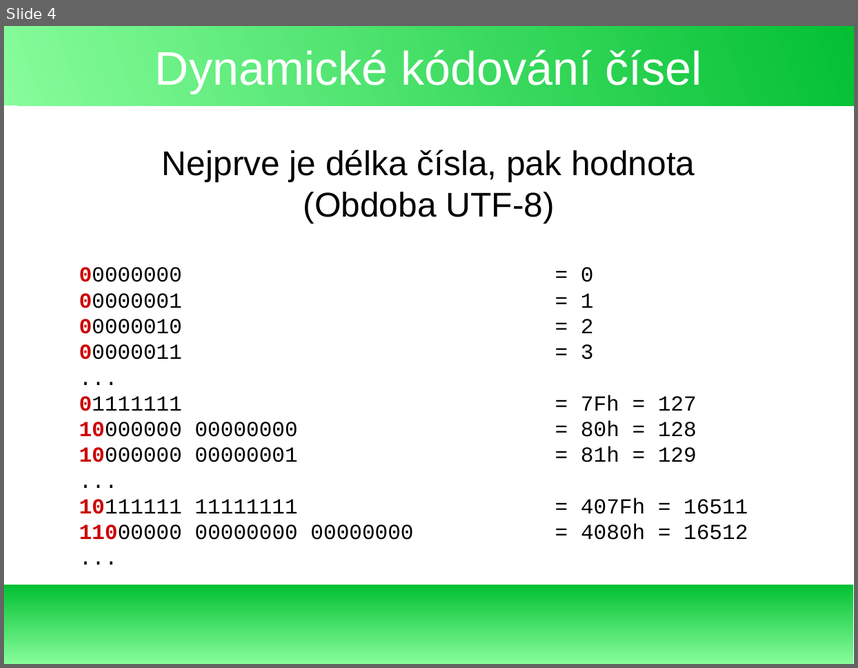
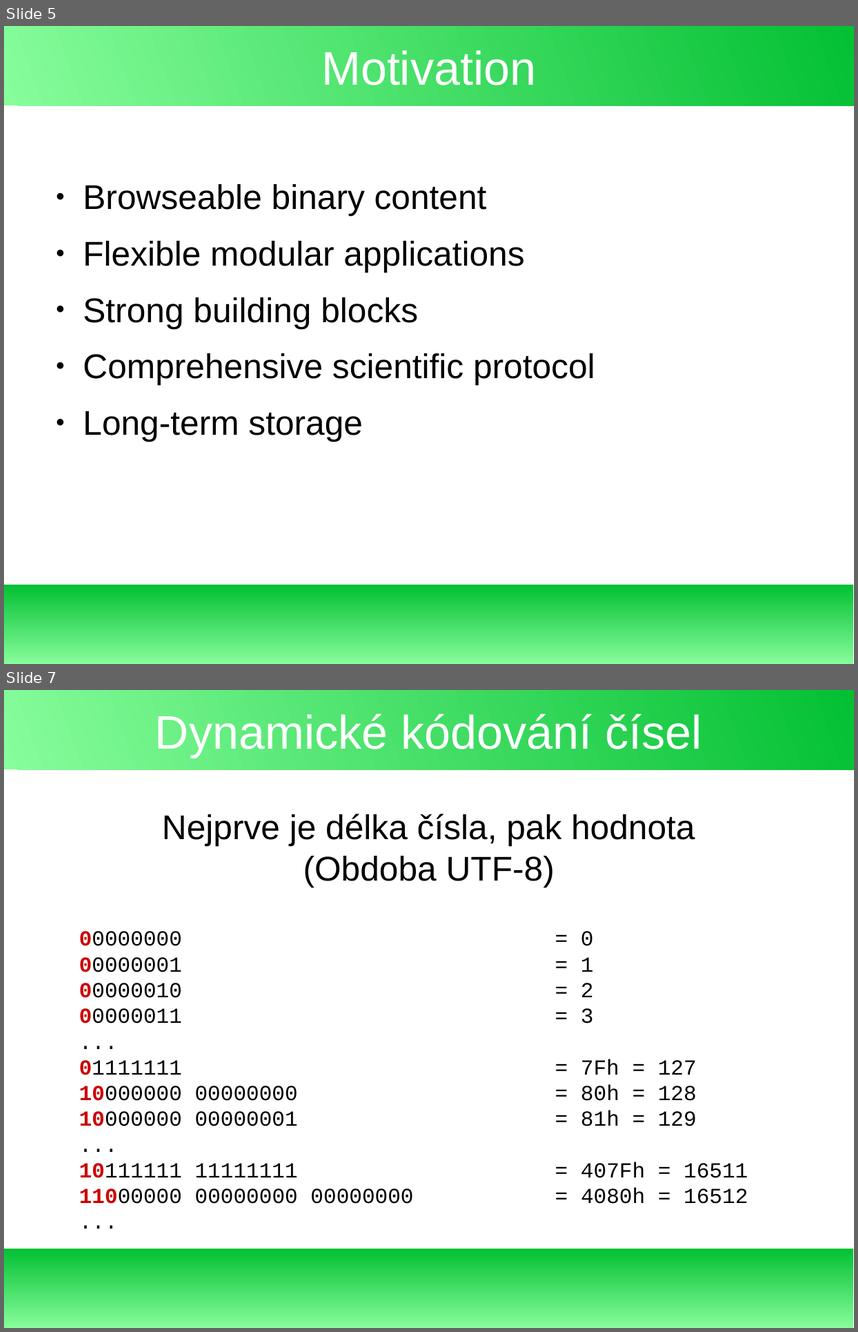
Before and after one commit to exbin/xbup-doc, a slide deck: presentation/xbup-introduction_cs_CZ.odp. Shown one above the other, each under a label of ours: slide 4 before the commit, slides 5 and 7 after it; the slides between them are not shown. The pictures are 858x668 and 858x1332 pixels, drawn with LibreOffice and Linux fonts; fonts in the diff are those of the drawing. Boxes give left, top, right and bottom in pixels: in the first picture for what was removed or moved away, otherwise in the second. Text is boxed around its words. In the diff, an @@ line names an element or a change of style, - is before the commit and + after.

```diff
--- a/presentation/xbup-introduction_cs_CZ.odp
+++ b/presentation/xbup-introduction_cs_CZ.odp
@@ slide 5 added at (4, 26, 854, 664), background #FFFFFF; not listed: 2 template elements that a slide beside it also shows @@
@@ title added at (321, 50, 536, 85), 44 pt, text #FFFFFF @@
+Motivation
@@ text added at (83, 184, 595, 441), 32 pt, text #000000 @@
+● Browseable binary content
+● Flexible modular applications
+● Strong building blocks
+● Comprehensive scientific protocol
+● Long-term storage
@@ what was slide 4 is now slide 7 @@
```
Also in this commit, not shown: 5 other slides added, 3 slides removed, 1 other file.
